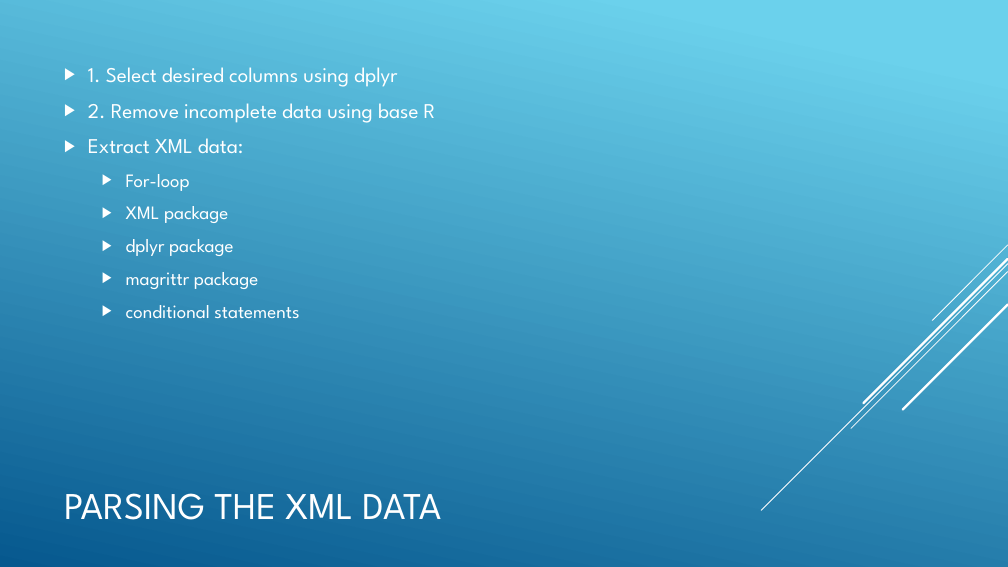
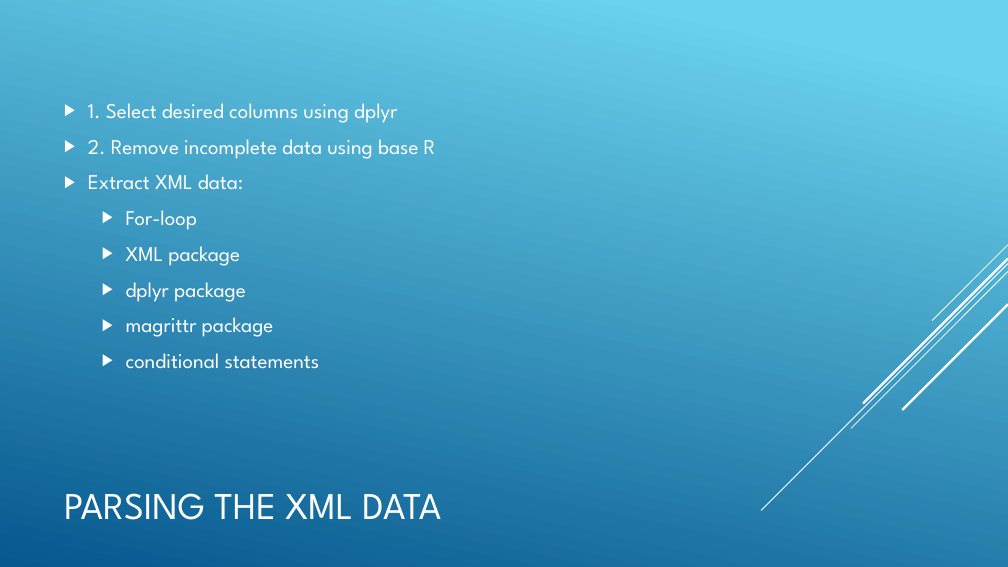
Before and after one commit to flippinuke/ProjectSoccer, a slide deck: slide 7 of SoccerSlideDeck.pptx. Drawn at 1008x567 pixels with LibreOffice and Linux fonts; fonts in the diff are those of the drawing. Boxes give left, top, right and bottom in pixels: in the first picture for what was removed or moved away, otherwise in the second. Text is boxed around its words. In the diff, an @@ line names an element or a change of style, - is before the commit and + after.

```diff
--- a/SoccerSlideDeck.pptx
+++ b/SoccerSlideDeck.pptx
@@ text at box(126, 210, 320, 369): size 18 to 20 pt in "For-loop", "XML package", "dplyr package", "magrittr package" and 1 more places @@
```
Also in this commit, not shown: 2 other slides changed.
